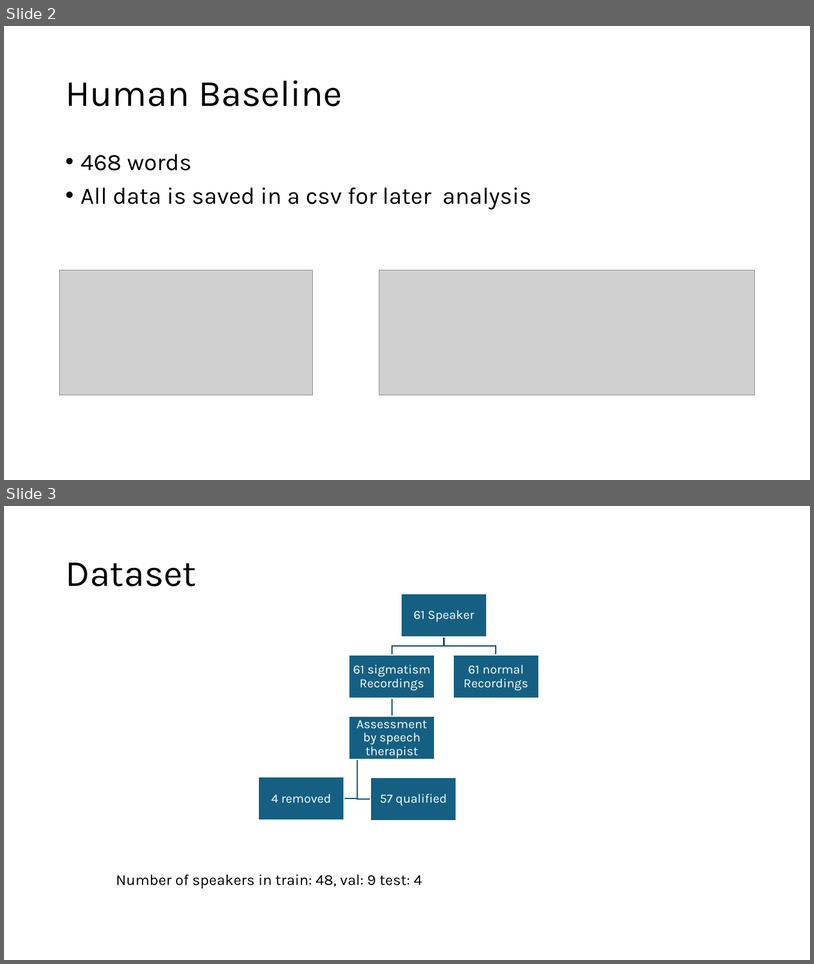
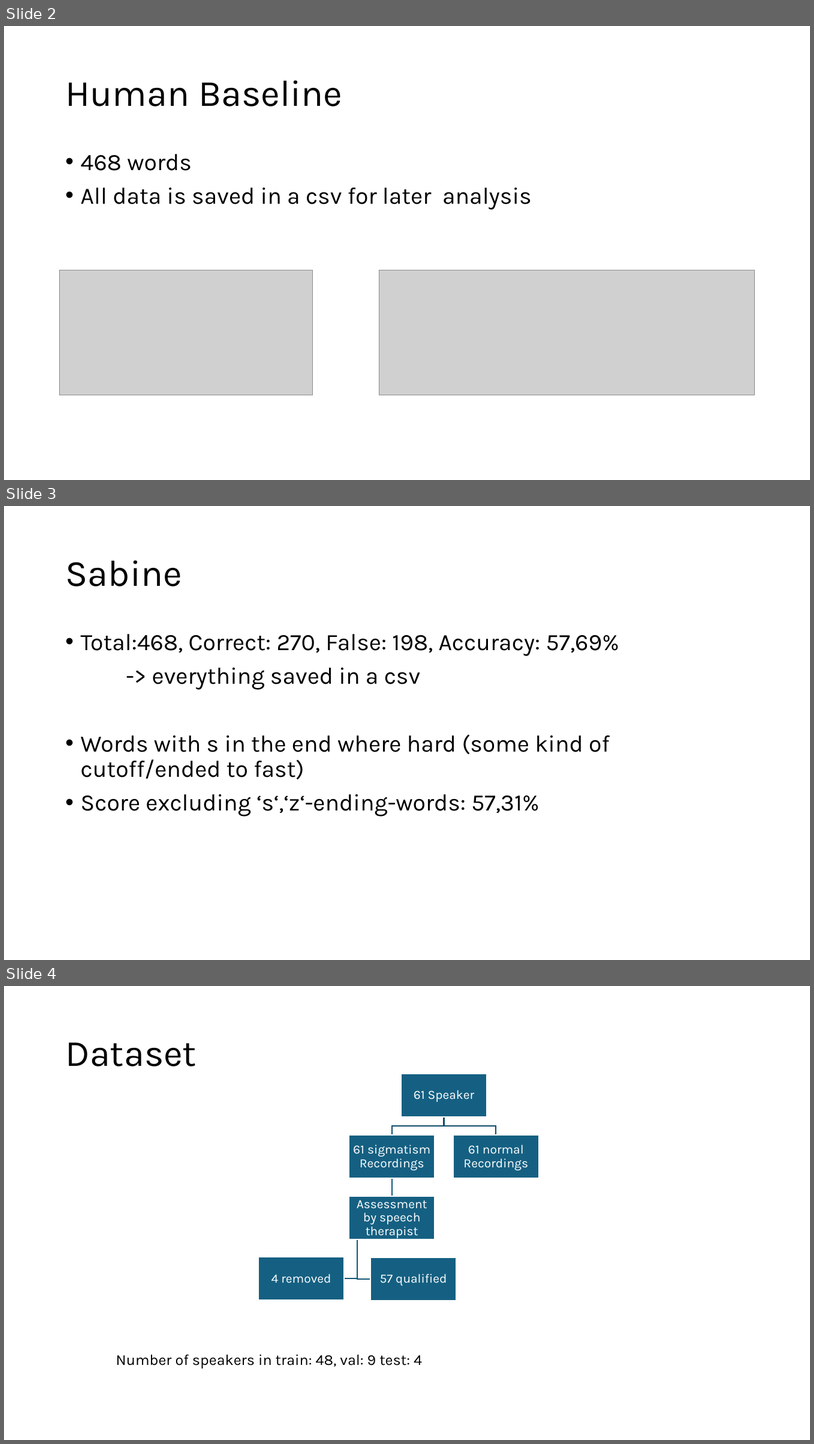
Before and after one commit to Steckdose007/Masterthesis, a slide deck: Interim report 2.pptx. Shown one above the other, each under a label of ours: slides 2 and 3 before the commit, slides 2, 3 and 4 after it. The pictures are 814x964 and 814x1444 pixels, drawn with LibreOffice and Linux fonts; fonts in the diff are those of the drawing; grey boxes stand for pictures. Boxes give left, top, right and bottom in pixels: in the first picture for what was removed or moved away, otherwise in the second. Text is boxed around its words. In the diff, an @@ line names an element or a change of style, - is before the commit and + after.

```diff
--- a/Interim report 2.pptx
+++ b/Interim report 2.pptx
@@ slide 3 added at <box>4,506,810,960</box>, background #FFFFFF @@
@@ title added at <box>65,560,182,586</box>, 44 pt, text #000000 @@
+Sabine
@@ text added at <box>81,634,620,816</box>, 28 pt, text #000000 @@
+• Total:468, Correct: 270, False: 198, Accuracy: 57,69%
+-> everything saved in a csv
+• Words with s in the end where hard (some kind of cutoff/ended to fast)
+• Score excluding ‘s‘,‘z‘-ending-words: 57,31%
@@ what was slide 3 is now slide 4 @@
```
Also in this commit, not shown: 2 slides changed, 4 other slides added, 6 other files.
